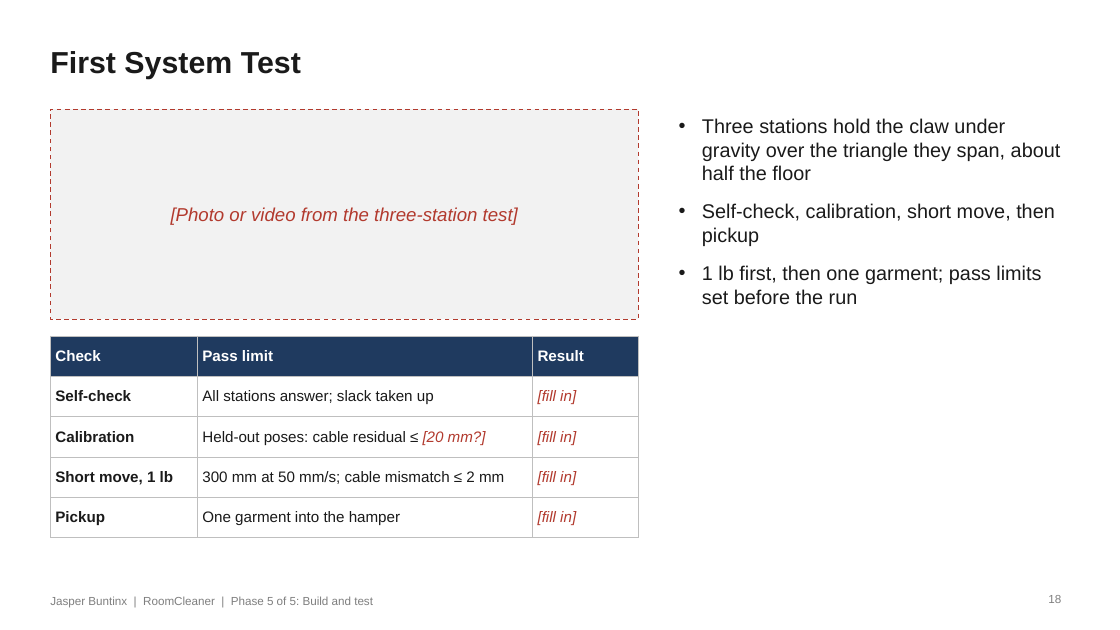
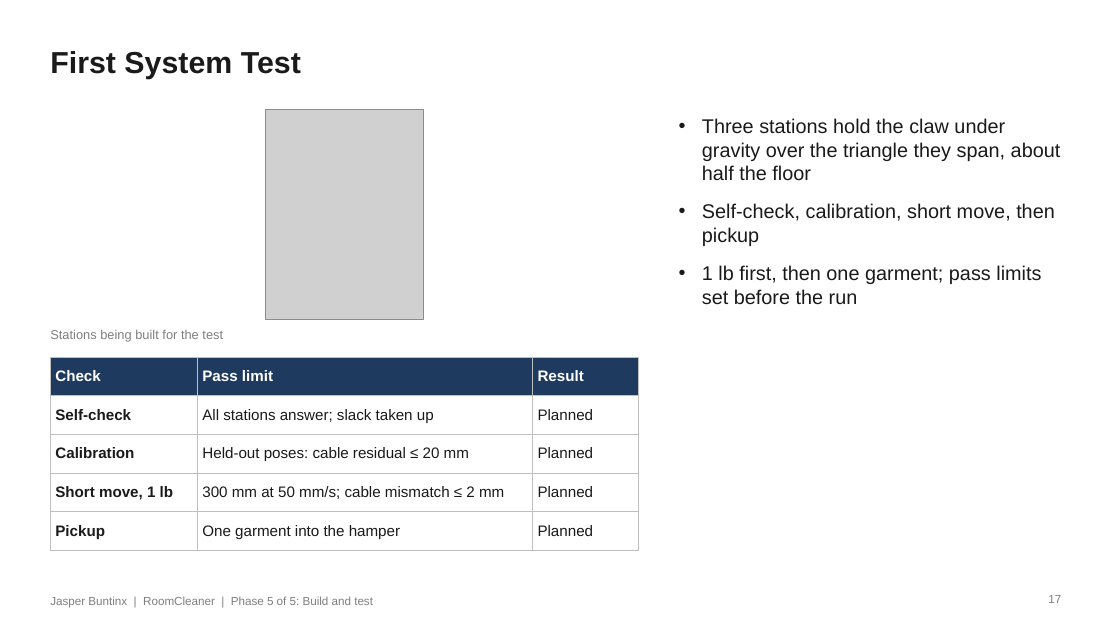
Before and after one commit to Jaspario1199/RoomCleaner, a slide deck: slide 17 of docs/presentation/deck_v8/RoomCleaner_Buntinx_Oct27_v8.pptx (slide 18 before the commit). Drawn at 1120x630 pixels with LibreOffice and Linux fonts; fonts in the diff are those of the drawing; grey boxes stand for pictures. Boxes give left, top, right and bottom in pixels: in the first picture for what was removed or moved away, otherwise in the second. Text is boxed around its words. In the diff, an @@ line names an element or a change of style, - is before the commit and + after.

```diff
--- a/docs/presentation/deck_v8/RoomCleaner_Buntinx_Oct27_v8.pptx
+++ b/docs/presentation/deck_v8/RoomCleaner_Buntinx_Oct27_v8.pptx
@@ rectangle removed at (50,109,639,319) @@
@@ picture added at (266,109,423,319) @@
@@ table at (50,357,639,543) @@
-row 2, column 3: [fill in]
+row 2, column 3: Planned
-row 3, column 2: Held-out poses: cable residual ≤ [20 mm?]
+row 3, column 2: Held-out poses: cable residual ≤ 20 mm
-row 3, column 3: [fill in]
+row 3, column 3: Planned
-row 4, column 3: [fill in]
+row 4, column 3: Planned
-row 5, column 3: [fill in]
+row 5, column 3: Planned
@@ table: place and size @@
-table at (50,336,639,529)
+table at (50,357,639,543)
@@ text at (50,330,223,342): text changed; size 16 to 11 pt; text colour #B23A2E to #7F7F7F; italic off @@
-[Photo or video from the three-station test]
+Stations being built for the test
@@ page number at (1048,595,1061,603): text changed @@
-18
+17
```
Also in this commit, not shown: 2 other slides changed, 1 slide removed, 4 other files.
